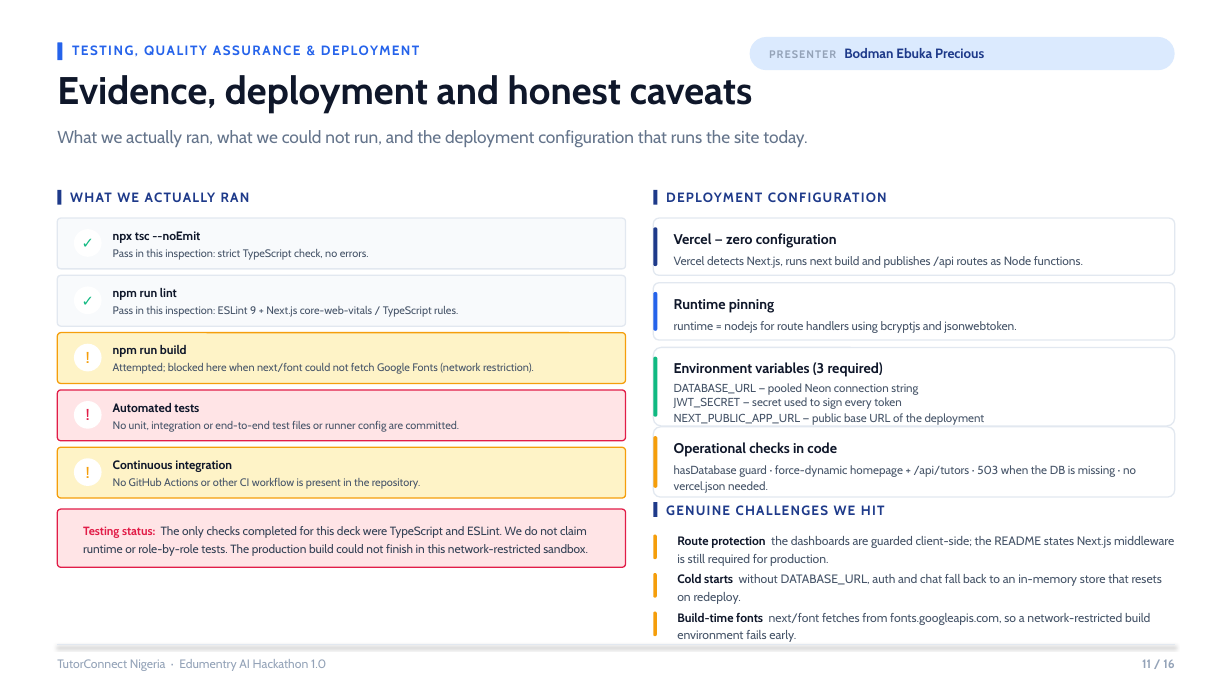
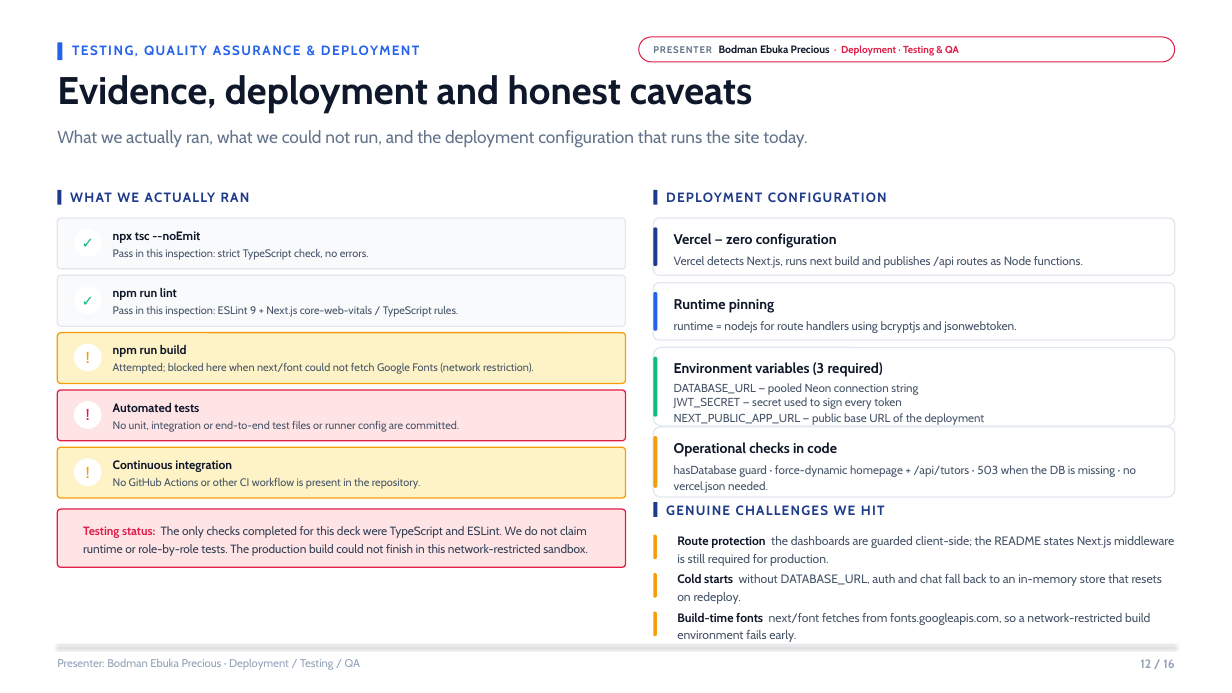
Before and after one commit to zibahofficial/TutorConnectNg, a slide deck: slide 12 of presentation/TutorConnect-Nigeria-Edumentry-AI-Hackathon-1.0.pptx (slide 11 before the commit). Drawn at 1232x693 pixels with LibreOffice and Linux fonts; fonts in the diff are those of the drawing. Boxes give left, top, right and bottom in pixels: in the first picture for what was removed or moved away, otherwise in the second. Text is boxed around its words. In the diff, an @@ line names an element or a change of style, - is before the commit and + after.

```diff
--- a/presentation/TutorConnect-Nigeria-Edumentry-AI-Hackathon-1.0.pptx
+++ b/presentation/TutorConnect-Nigeria-Edumentry-AI-Hackathon-1.0.pptx
@@ text "TESTING, QUALITY ASSURANCE & DEPLOYMENT" rewrapped from [72,39,1171,63] to [72,39,635,63] @@
@@ rounded rectangle "PRESENTER Bodman Ebuka Precious · ...": place and size @@
-rounded rectangle "PRESENTER Bodman Ebuka Precious · ..." at [750,37,1175,70]
+rounded rectangle "PRESENTER Bodman Ebuka Precious · ..." at [639,37,1175,62]
@@ rounded rectangle "PRESENTER Bodman Ebuka Precious · ..." at [639,37,1175,62]: fill #DBEAFE to #FFFFFF; outline none to #E11D48 0.8 pt @@
@@ text in rounded rectangle at [653,45,959,56]: text changed; size 10.5 to 7.9 pt; text colour #1E3A8A to #E11D48 @@
-PRESENTER Bodman Ebuka Precious
+PRESENTER Bodman Ebuka Precious · Deployment · Testing & QA
@@ text at [57,658,360,670]: text changed; size 9.5 to 8.8 pt @@
-TutorConnect Nigeria · Edumentry AI Hackathon 1.0
+Presenter: Bodman Ebuka Precious · Deployment / Testing / QA
@@ text at [1140,659,1174,668]: text changed @@
-11 / 16
+12 / 16
```
Also in this commit, not shown: 12 other slides changed, 2 slides added, 2 slides removed, 3 other files.
